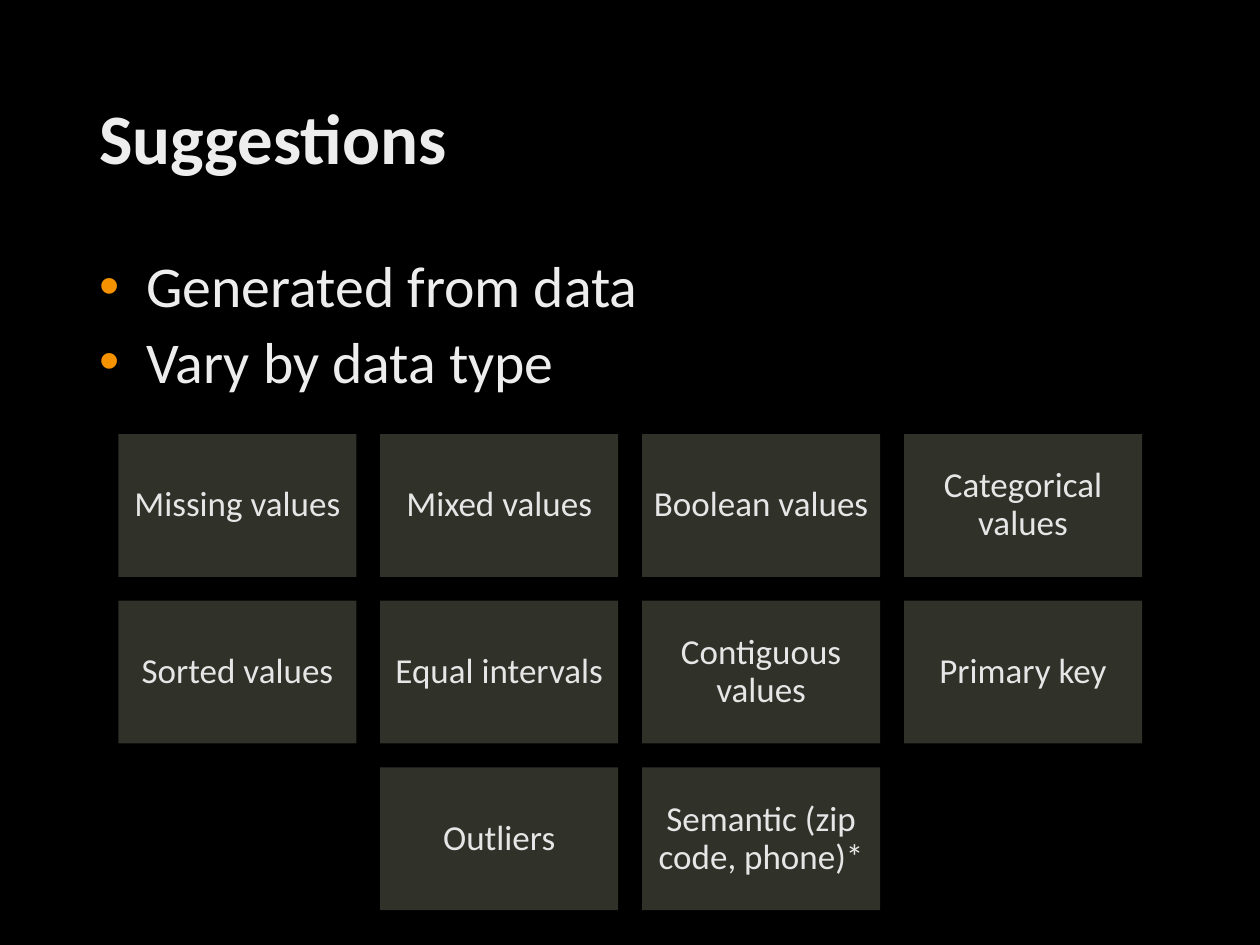
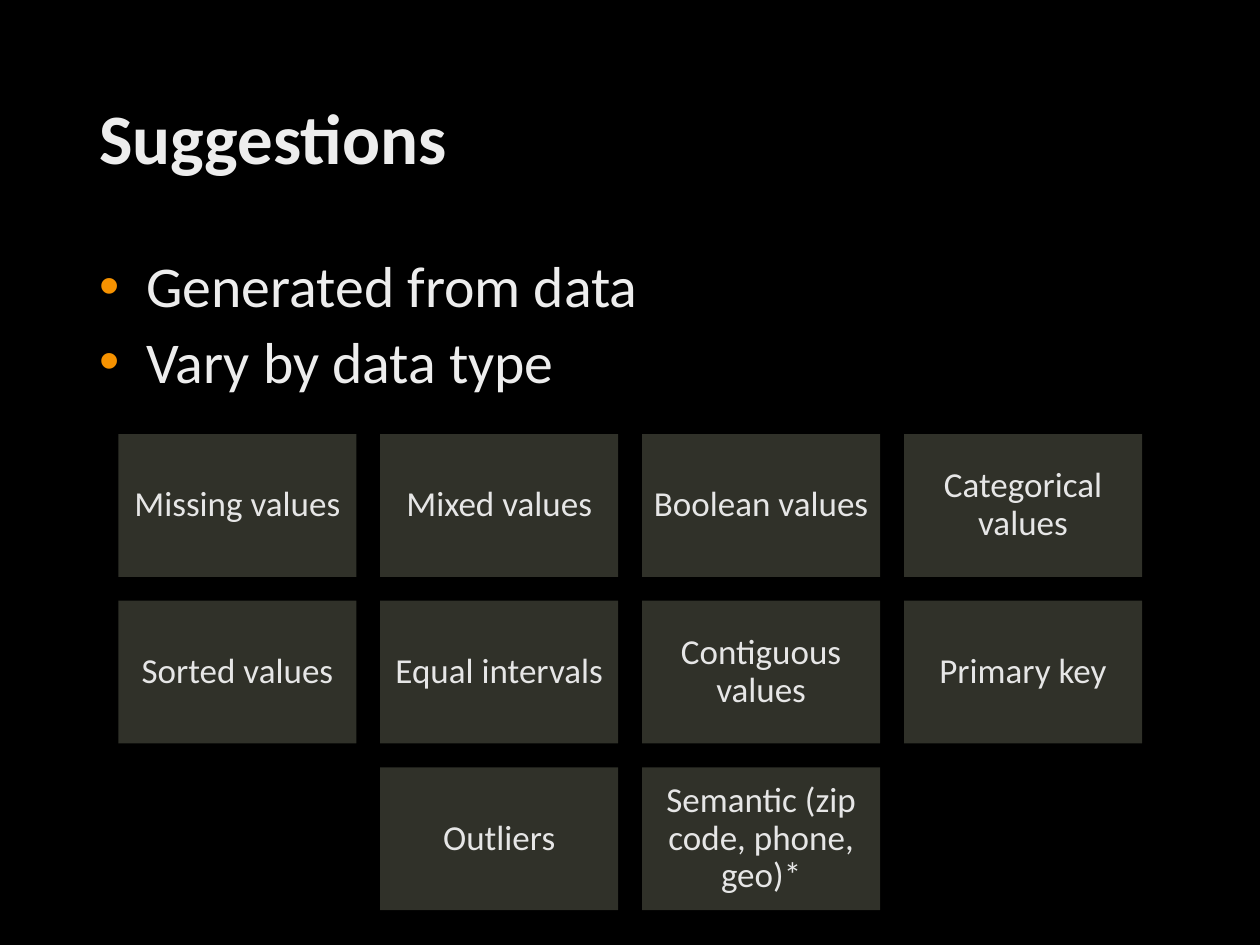
Before and after one commit to jannah/MetaReader, a slide deck: slide 9 of MetaReader.pptx. Drawn at 1260x945 pixels with LibreOffice and Linux fonts; fonts in the diff are those of the drawing; background and template pictures are left out. Boxes give left, top, right and bottom in pixels: in the first picture for what was removed or moved away, otherwise in the second. Text is boxed around its words. In the diff, an @@ line names an element or a change of style, - is before the commit and + after.

Commit message:
geo suggestions

```diff
--- a/MetaReader.pptx
+++ b/MetaReader.pptx
@@ text at (666, 787, 856, 893): text changed @@
-Semantic (zip code, phone)*
+Semantic (zip code, phone, geo)*
```
Also in this commit, not shown: 4 other slides changed, 2 other files.
